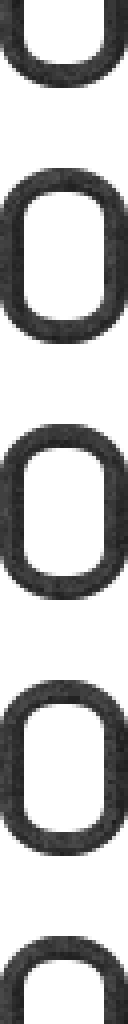
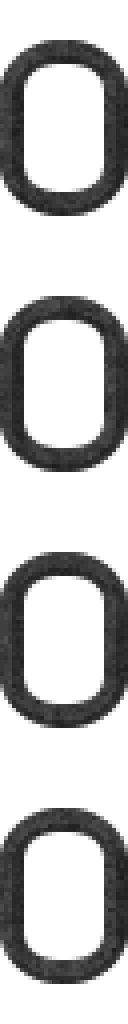
Layer changes from the first w=128, h=1024 image to the second:
added group "Chain_01_Physics" with 8 layers above "Chain_01" over [0,0,128,1024]
added group "Metal046B_Color.png" (1st of 4, in "Chain_01_Physics") (multiply) with 1 layers in group "Chain_01_Physics" over [0,0,128,1024]
added layer "Metal046B_Color.png" (2nd of 4, in "Chain_01_Physics" › "Metal046B_Color.png") in group "Metal046B_Color.png" over [0,0,128,1024]
added layer "Copy of Vector Layer 1 Merged" (1st of 2, in "Chain_01_Physics") in group "Chain_01_Physics" over [0,0,128,1024]
hid group "Chain_01" (8 layers) over [0,0,128,1024]
painted on "Metal046B_Color.png" (4th of 4, in "Chain_01" › "Metal046B_Color.png") over [0,0,128,1024]
